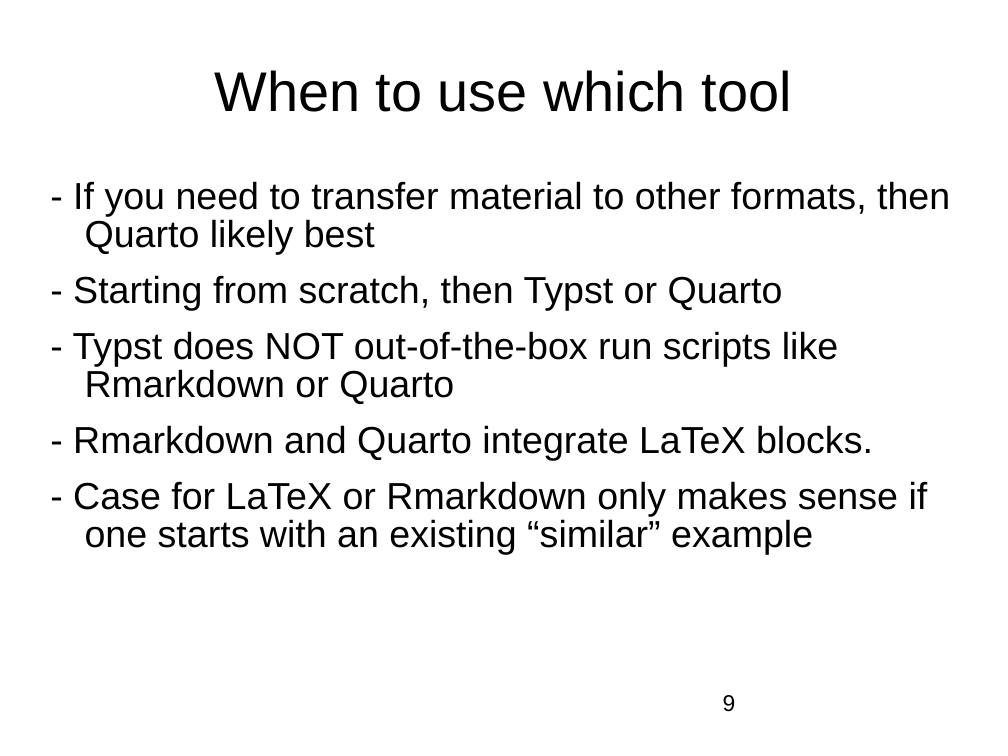
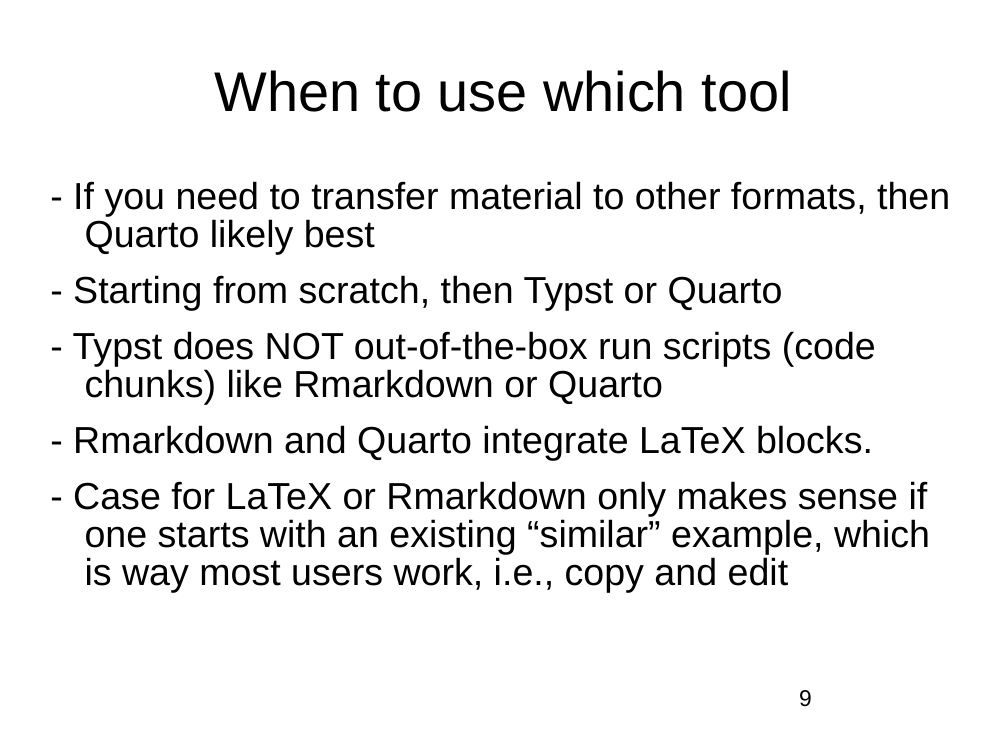
Before and after one commit to nashjc/Partridges, a slide deck: slide 9 of LinuxOttawa20260108.odp. Drawn at 1008x756 pixels with LibreOffice and Linux fonts; fonts in the diff are those of the drawing; background and template pictures are left out. Boxes give left, top, right and bottom in pixels: in the first picture for what was removed or moved away, otherwise in the second. Text is boxed around its words. In the diff, an @@ line names an element or a change of style, - is before the commit and + after.

```diff
--- a/LinuxOttawa20260108.odp
+++ b/LinuxOttawa20260108.odp
@@ text at box(73, 331, 876, 404): text changed @@
-- Typst does NOT out-of-the-box run scripts like Rmarkdown or Quarto
+- Typst does NOT out-of-the-box run scripts (code chunks) like Rmarkdown or Quarto
@@ text at box(73, 481, 930, 592): text changed @@
-- Case for LaTeX or Rmarkdown only makes sense if one starts with an existing “similar” example
+- Case for LaTeX or Rmarkdown only makes sense if one starts with an existing “similar” example, which is way most users work, i.e., copy and edit
@@ page number: place and size @@
-page number at box(723, 695, 736, 712)
+page number at box(799, 690, 812, 707)
```
Also in this commit, not shown: 11 other slides changed.
